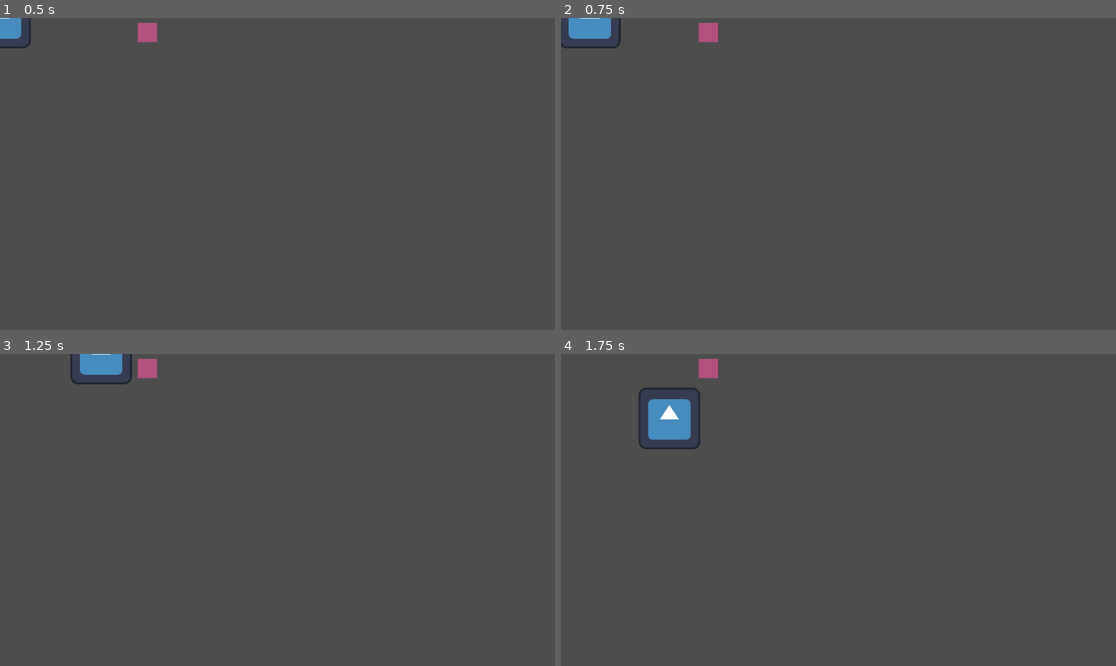
Above: before the commit, frames 1-4 (two rows, left to right).
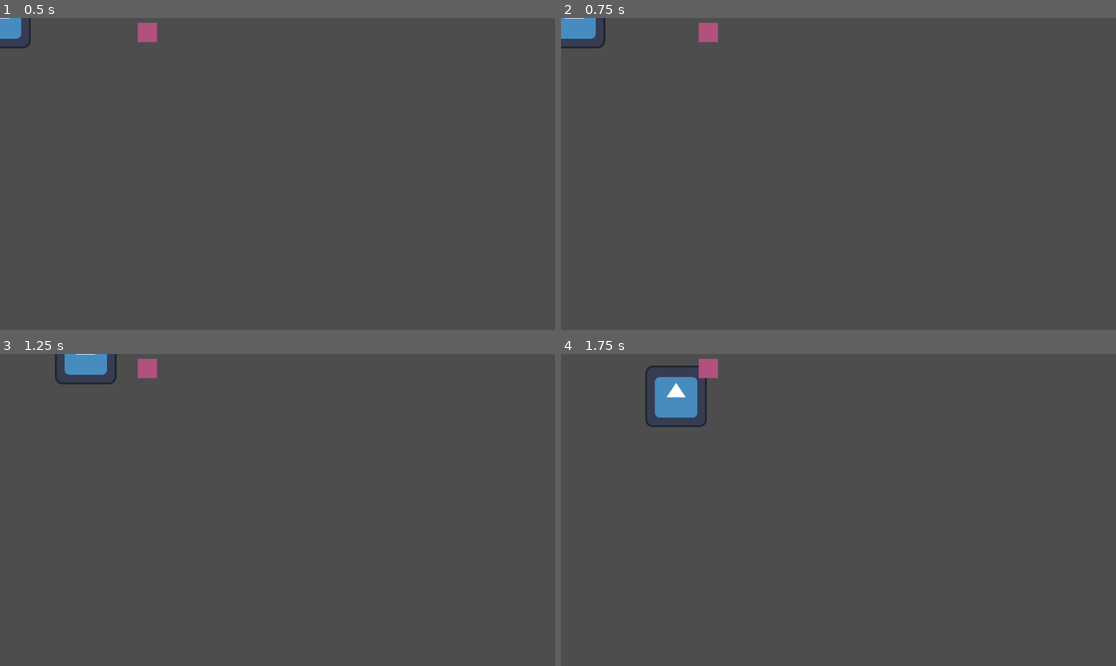
Above: after the commit, the same moments.

Repository: ItayElf/BotToScale
Game: Godot game, scene res://Main.tscn
Two runs of this game, one before a commit and one after it. Both use one fixed random seed, a clock stepped at 60 frames per second and the inputs below. The engine's default icon, where the game draws it, is replaced by a stand-in: a white triangle on a blue panel in a dark square.
Inputs:
- Up to frame 1 (0.5 s): no input
- Up to frame 2 (0.75 s): tap Enter at 0.5 s; hold Right (ui_right) from 0.53 s (still down)
- Up to frame 3 (1.25 s): keep holding Right (ui_right)
- Up to frame 4 (1.75 s): release Right (ui_right) at 1.28 s; hold Down (ui_down) from 1.28 s (still down)

Frame 1 is identical in both runs. In frame 2, 0.4% of the frame differs, in the area x 0-11%, y 0-10%; in frame 3, 0.5%; in frame 4, 1.7%, in the area x 14-27%, y 3-31%.

Commit message:
Fixed faster diagonal move speed and added acceleration

Diff:
--- a/Characters/Player/Player.gd
+++ b/Characters/Player/Player.gd
@@ -1,21 +1,22 @@
 extends CharacterBody2D
 
 @export var speed: float = 300.0
+@export var acceleration: float = 1300.0
+@export var deceleration: float = 1500.0
 
 ## Sets the velocity from the user input
-func _change_velocity():
-	var direction_x = Input.get_axis("ui_left", "ui_right")
-	if direction_x:
-		velocity.x = direction_x * speed
+func _change_velocity(delta):
+	# gets the input vector (horizontal_input, vertical_input)
+	var input := Input.get_vector("ui_left", "ui_right", "ui_up", "ui_down")
+	# change the size of this vector to 1 to limit the diagonal movement speed
+	input = input.normalized()
+
+	# if you press any keys you accelerate until reaching the max speed
+	if input:
+		velocity = velocity.move_toward(input * speed, acceleration * delta)
 	else:
-		velocity.x = move_toward(velocity.x, 0, speed)
-
-	var direction_y = Input.get_axis("ui_up", "ui_down")
-	if direction_y:
-		velocity.y = direction_y * speed
-	else:
-		velocity.y = move_toward(velocity.x, 0, speed)
+		velocity = velocity.move_toward(Vector2.ZERO, deceleration * delta)
 
 func _physics_process(delta):
-	_change_velocity()
+	_change_velocity(delta)
 	move_and_slide()
